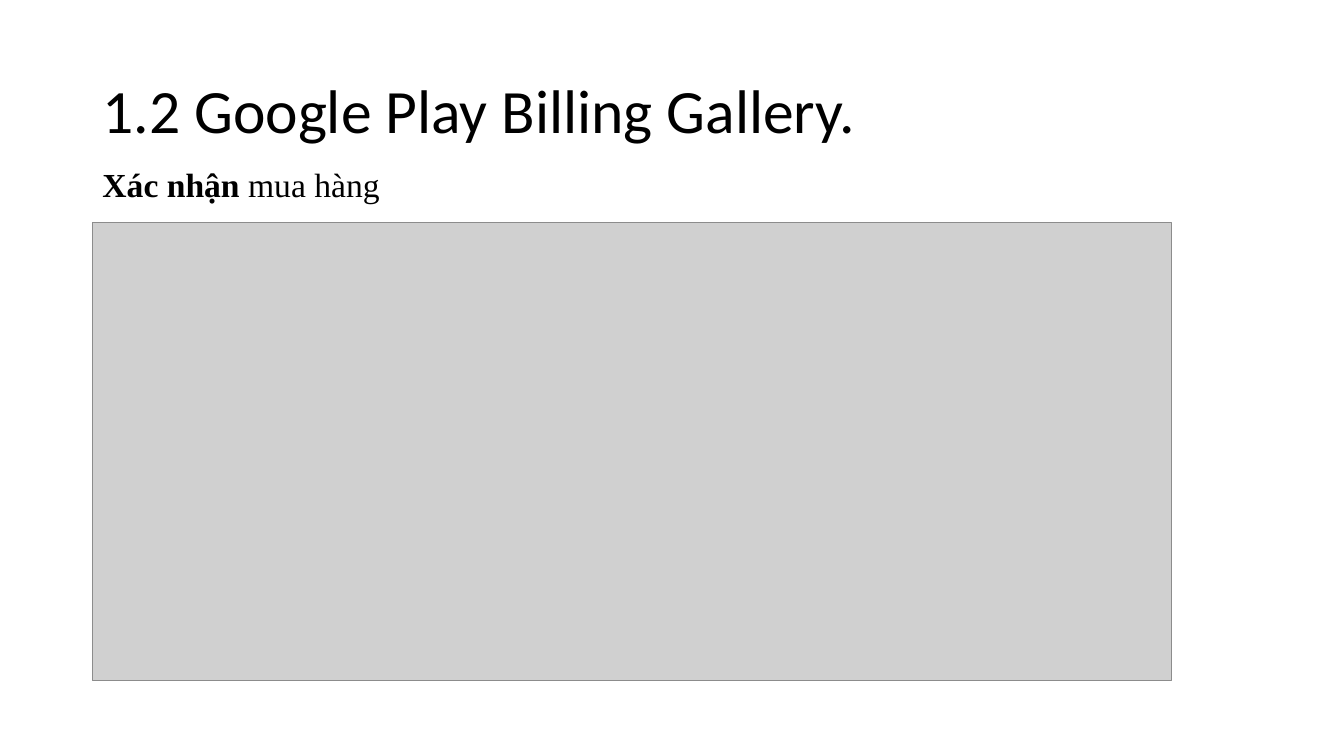
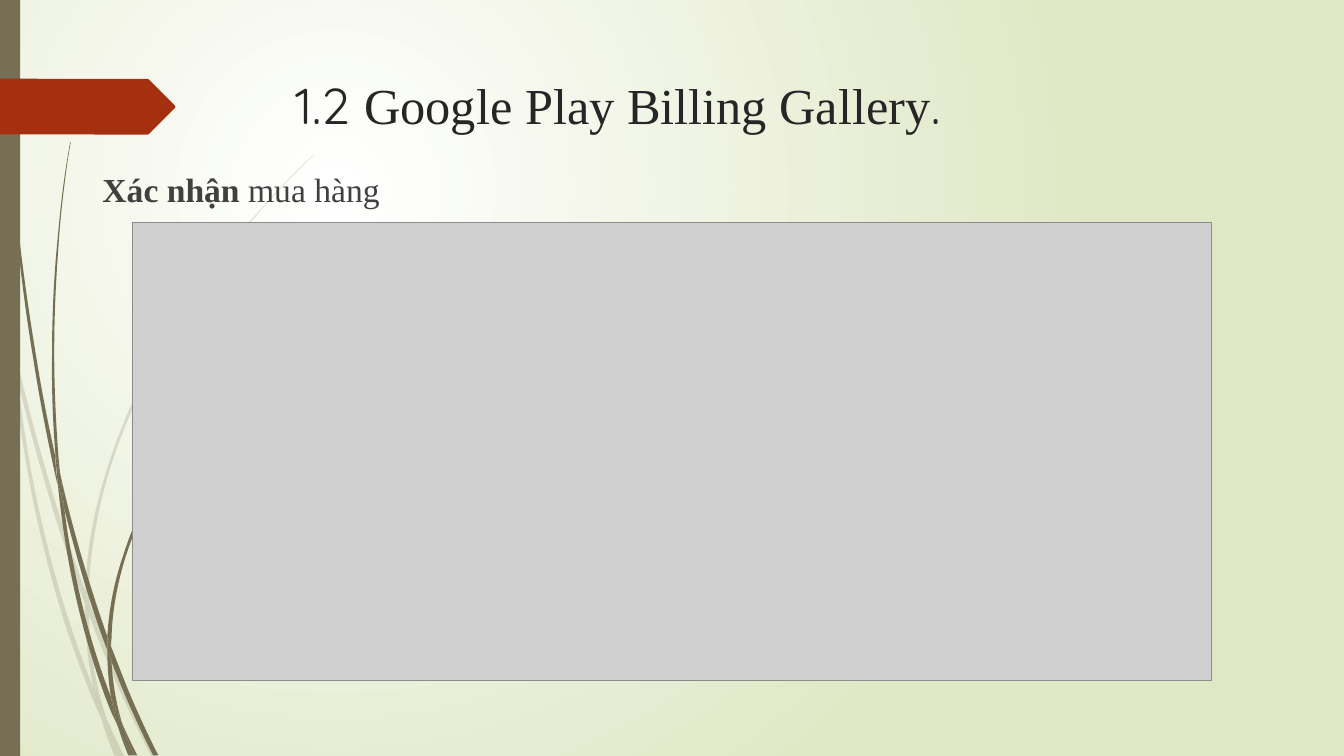
Before and after one commit to trieuduy27051999/Google-play-infor-, a slide deck: slide 12 of 3 muc dau GooglePlay.pptx. Drawn at 1344x756 pixels with LibreOffice and Linux fonts; fonts in the diff are those of the drawing; grey boxes stand for pictures. Boxes give left, top, right and bottom in pixels: in the first picture for what was removed or moved away, otherwise in the second. Text is boxed around its words. In the diff, an @@ line names an element or a change of style, - is before the commit and + after.

Commit message:
Sua font 3 muc dau Google Play

```diff
--- a/3 muc dau GooglePlay.pptx
+++ b/3 muc dau GooglePlay.pptx
@@ background #FFFFFF to gradient #FFFFFF to #DFE8C4 @@
@@ rectangle added at [0, 0, 20, 756], fill #766F54 @@
@@ freeform shape added at [0, 79, 175, 134], fill #A53010 @@
@@ title "1.2 Google Play Billing Gallery.": place and size @@
-title "1.2 Google Play Billing Gallery." at [102, 90, 855, 144]
+title "1.2 Google Play Billing Gallery." at [296, 88, 941, 134]
@@ title "1.2 Google Play Billing Gallery." at [296, 88, 941, 134]: size 44 to 36 pt, text colour #000000 to #262626; font Calibri to Quicksand in "1.2 Gallery."; font Calibri to Times New Roman in "Google Play Billing Gallery."; line spacing 0.9 to 1; vertical alignment middle to top @@
@@ text "Xác nhận mua hàng" at [102, 178, 379, 208]: text colour #000000 to #404040; line spacing 0.9 to 1 @@
@@ picture: place and size @@
-picture at [93, 223, 1173, 682]
+picture at [132, 223, 1212, 682]
@@ group added at [0, 154, 315, 756]: 10 freeform shapes @@
@@ group added at [3, 0, 262, 756]: 12 freeform shapes @@
```
Also in this commit, not shown: 79 other slides changed.
